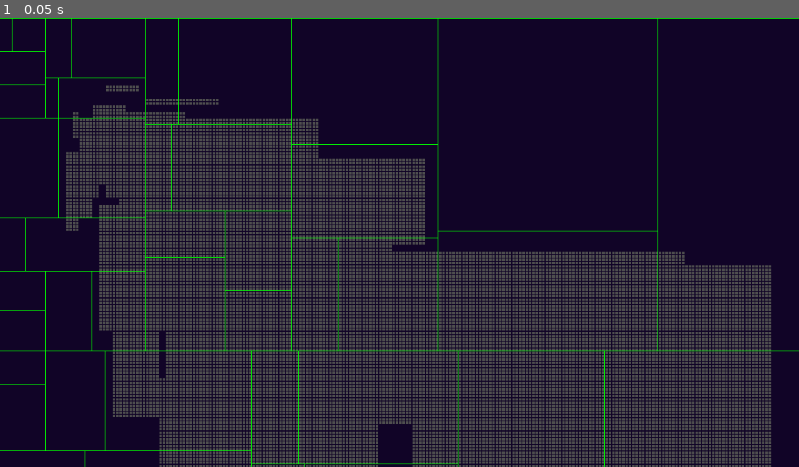
Above: before the commit, frame 1.
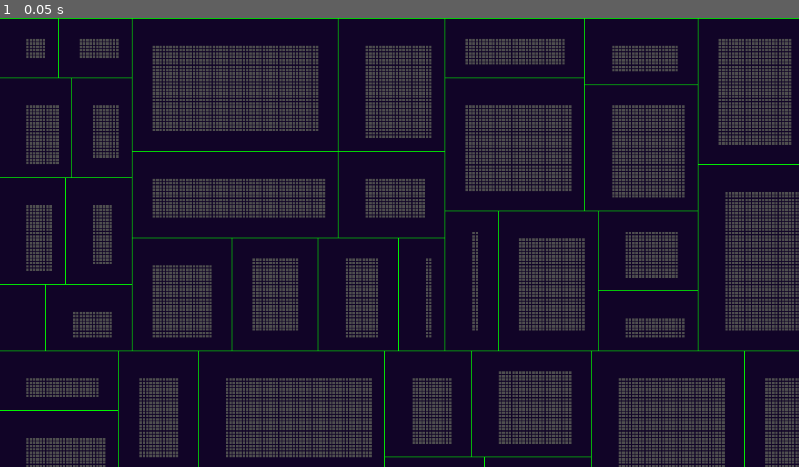
Above: after the commit, the same moment.

Repository: Hamblok0/Gremory
Game: Godot game, scene res://scenes/game.tscn
The game is run twice, just before and just after one commit, with the same random seed, the same clock (stepped at 60 frames per second) and the same inputs.
Inputs:
- Up to frame 1 (0.05 s): no input

The runs differ from the first frame. In frame 1, 35% of the frame differs, in the area x 0-100%, y 0-100%.

Commit message:
Issues fixed with dungeon creator
- Realized that I was placing tiles based on the leaf's size instead of location, which is what was causing strange issues with creating rooms
- Fixed another issue where left width was being calculated with the wrong axis

Diff:
--- a/scripts/dungeon_creator.gd
+++ b/scripts/dungeon_creator.gd
@@ -34,10 +34,11 @@
             Color.GREEN, # colour
             false # is filled
         )
+
 		for x in range(leaf.size.x):
 			for y in range(leaf.size.y):
 				if not is_inside_padding(x, y, leaf, padding):
-					tilemap.set_cell(0, Vector2i(x + leaf.size.x, y + leaf.size.y), 0, Constants.atlas.floor1)
+					tilemap.set_cell(0, Vector2i(x + (leaf.position.x), y + leaf.position.y), 0, Constants.atlas.floor1)
 	pass
 
 func is_inside_padding(x: int, y: int, leaf: Leaf, padding: Vector4i) -> bool:
--- a/scripts/leaf.gd
+++ b/scripts/leaf.gd
@@ -34,7 +34,7 @@
 			Vector2i(size.x, size.y - left_height)
 		)
 	else:
-		var left_width: int = int(size.y * split_percent)
+		var left_width: int = int(size.x * split_percent)
 		left = Leaf.new(position, Vector2i(left_width, size.y))
 		right = Leaf.new(
 			Vector2i(position.x + left_width, position.y),
